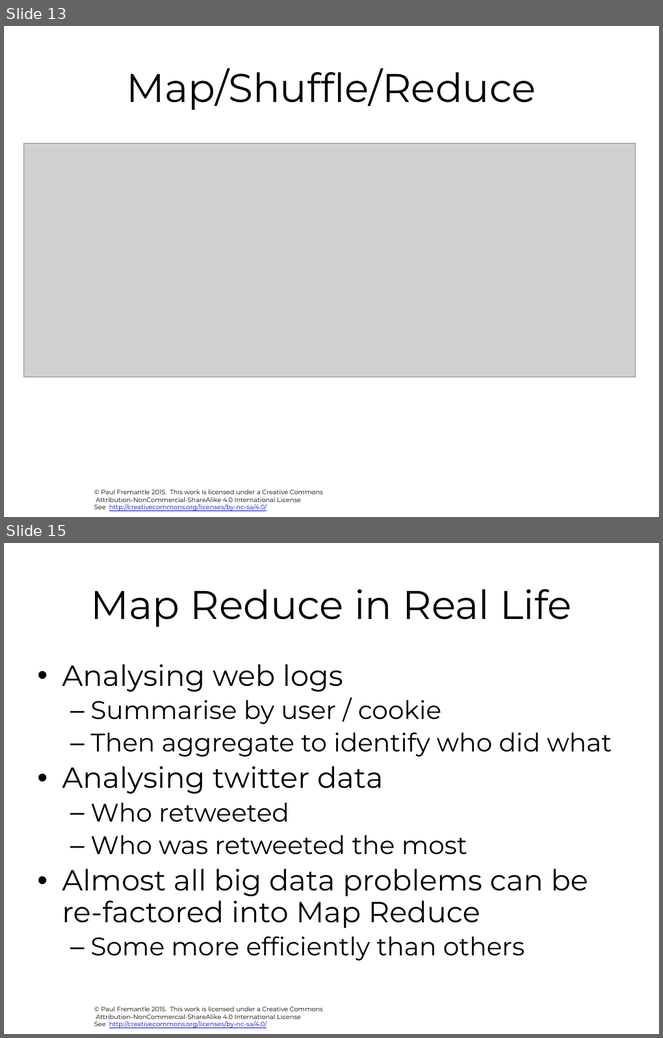
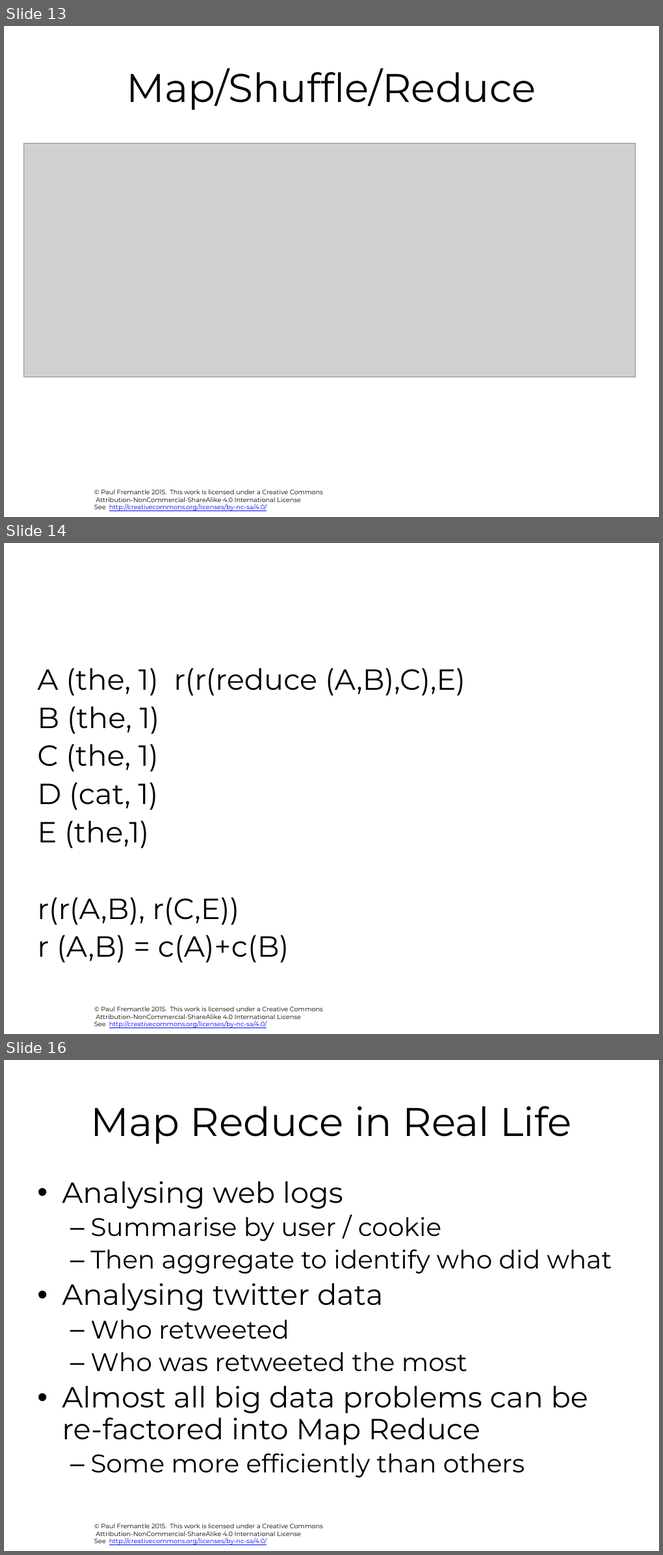
Before and after one commit to pzfreo/ox-clo, a slide deck: pres-source/06-mr-hadoop.pptx. Shown one above the other, each under a label of ours: slides 13 and 15 before the commit, slides 13, 14 and 16 after it; the slides between them are not shown. The pictures are 663x1038 and 663x1555 pixels, drawn with LibreOffice and Linux fonts; fonts in the diff are those of the drawing; grey boxes stand for pictures; background and template pictures are left out. Boxes give left, top, right and bottom in pixels: in the first picture for what was removed or moved away, otherwise in the second. Text is boxed around its words. In the diff, an @@ line names an element or a change of style, - is before the commit and + after.

```diff
--- a/pres-source/06-mr-hadoop.pptx
+++ b/pres-source/06-mr-hadoop.pptx
@@ slide 14 added at [4,543,659,1034], background #FFFFFF; not listed: 1 template element that a slide beside it also shows @@
@@ text added at [37,668,466,963], 32 pt, text #000000 @@
+A (the, 1) r(r(reduce (A,B),C),E)
+B (the, 1)
+C (the, 1)
+D (cat, 1)
+E (the,1)
+r(r(A,B), r(C,E))
+r (A,B) = c(A)+c(B)
@@ what was slide 15 is now slide 16 @@
```
Also in this commit, not shown: 33 other files.
